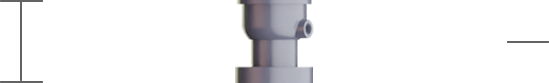
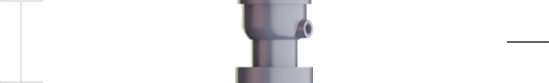
Layered file, before and after one edit (w=549, h=83). Changes by layer:
renamed "Layer 1" to "height lines-light", moved it above "height lines", painted on it over [0, 0, 43, 83]
renamed "Layer 2" to "height lines", hid it, painted on it over [0, 0, 43, 83]
